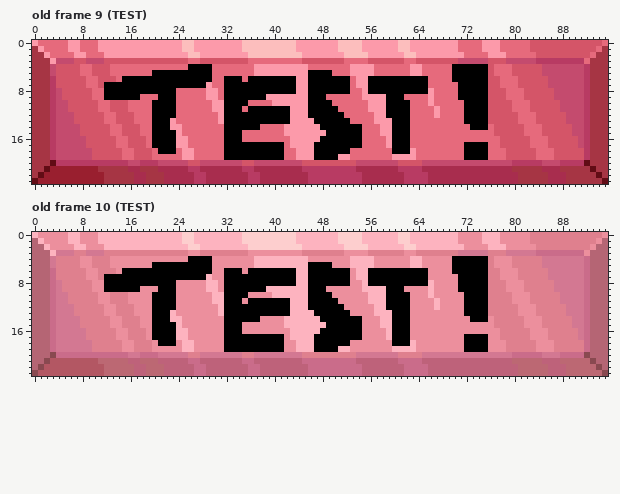
Edited in one commit: pixel-art file (SPRITES/ASEPRITE FILES/SmallButtons.aseprite). Above, as it was before the edit.
96x24 pixels, 16 frames. Colours within 5 levels of each other are drawn and written as one. Shown: old frame 9 (TEST), old frame 10 (TEST). The commit also changed other frames, which this record leaves out.
After:
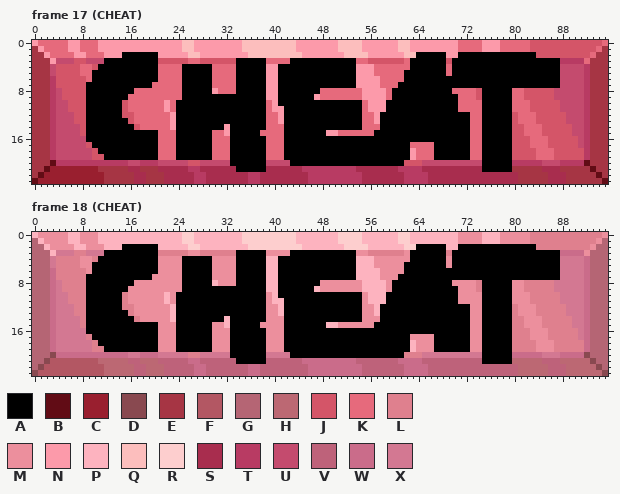
Palette (. is transparent): A #000000  B #610c15  C #991f2f  D #894950  E #a63544  F #b35763  G #b56574  H #bc6873  J #d45568  K #e66a7c  L #df808e  M #ec8f9d  N #fc9aaa  P #fdb3bf  Q #fcbebd  R #fdcece  S #a82d4e  T #b83b63  U #c44b6e  V #be627a  W #ca6c8a  X #d37892
A new or re-ordered frame is compared with the old frame closest to it.
Changes in this commit:
frames 16 -> 20
Changed rows in their new state; - is an unchanged pixel.
Frame 17 (CHEAT) is new; against old frame 9 (TEST), layer "TEXT":
first column x 9:
 2 ------AAAAAA-------------------------------------------AAAAA--AAAAAAAAAAAAA----
 3 ---AAAAAAAAA-------------AAAAA----AAAAAAAAAAA---------AAAAAA-AAAAAAAAAAAAAAAAAA
 4 --AAAAAAAAAA----A--------AAAAA--AAAAAAAAAAAAA---------AAAAAA-------AAAAAAAAAAAA
 5 -AAAAAAAAAA-KKKK---------AAAAA--AAAAA----AAAA--------AAAAAAA-------AAAAAAAAAAAA
 6 -AAAAA------KKKK-------KK-A---NN---AA-------A--NNKKKK----AAAA------AAAAAAAAAAAA
 7 AAA--------KKKKK----A--KK-----NN---AA-------A--NNKKK-----AAAAA-----AAAAAAAAAAAA
 8 AAA-----KKKKKKK-AAAAA--KK-----NN---AA--KKKKK---NNNK------AAAA-KKKJ-AAAA--------
 9 AAA----KK---KKK-AAAAAAA---------AAAAA-NK----------K--AAAAAAAAAKKKJ-AAAA--------
10 AAAAAA-----KKNKAAAAAAAA----AAA--AAAAA----AAAAA--------AAAAAAAA-KKK-AAAA--------
11 AAAAAA-----KKNKAAAAAAAA---A---KNN-AAA-----AAAA--------AAAAAAAA-KKK-AAAA--------
12 AAAAAA-----KKKNAAAAAAAA-------KKN-AAA------AAA---A----AAAAAAAAA-KK-AAAA--------
13 AAAAAAA----KKK-AAAAAAAA-------KKN-AAAA------AA---AA---AAAAAAAAA-KK-AAAA--------
14 AAAAAAAA---KKK-AAAAAAAAN-----A---AAAAAA----------AA---AAAAAAAAAAKK-AAAA--------
15 AAAAAAAAAAA-KKKAAAAAA--N--AAA----AAAAAAANNKKKK--AAA---AAAAAAAAAA--AAAAA--------
16 AAAAAAAAAAA-KKKAAAAAA--K--AAAA---AAAAAA-------AAAAA---AAAAAAAAAA--AAAAA--------
17 -AAAAAAAAAA-KKKAAAAAA--K------KKKAAAAA--------AAAAA-------AAAAA-KK-AAAA--------
18 --AAAAAAAAAAKKKAAAAAA--K------KKKAAAAA------AAAAAAA-------AAAAA-KK-AAAA--------
19 ---AAAAAAAAA---AAAAAA--K------KKKAAAAA----AAAAAAAAAAAA----AAAAA-KK-AAAA--------
20 ------------------------AAAAAA----AAAAAAAAAAAAAAAAAAA-------------AAAAA--------
21 -------------------------AAAAA------------------------------------AAAAA--------
Frame 18 (CHEAT) is new; against old frame 10 (TEST), layer "TEXT":
first column x 9:
 2 ------AAAAAA-------------------------------------------AAAAA--AAAAAAAAAAAAA----
 3 ---AAAAAAAAA-------------AAAAA----AAAAAAAAAAA---------AAAAAA-AAAAAAAAAAAAAAAAAA
 4 --AAAAAAAAAA----A--------AAAAA--AAAAAAAAAAAAA---------AAAAAA-------AAAAAAAAAAAA
 5 -AAAAAAAAAA-MMMM---------AAAAA--AAAAA----AAAA--------AAAAAAA-------AAAAAAAAAAAA
 6 -AAAAA------MMMM-------MM-A---PP---AA-------A--PPMMMM----AAAA------AAAAAAAAAAAA
 7 AAA--------MMMMM----A--MM-----PP---AA-------A--PPMMM-----AAAAA-----AAAAAAAAAAAA
 8 AAA-----MMMMMMM-AAAAA--MM-----PP---AA--MMMMM---PPPM------AAAA-MMML-AAAA--------
 9 AAA----MM---MMM-AAAAAAA---------AAAAA-PM----------M--AAAAAAAAAMMML-AAAA--------
10 AAAAAA-----MMPMAAAAAAAA----AAA--AAAAA----AAAAA--------AAAAAAAA-MMM-AAAA--------
11 AAAAAA-----MMPMAAAAAAAA---A---MPP-AAA-----AAAA--------AAAAAAAA-MMM-AAAA--------
12 AAAAAA-----MMMPAAAAAAAA-------MMP-AAA------AAA---A----AAAAAAAAA-MM-AAAA--------
13 AAAAAAA----MMM-AAAAAAAA-------MMP-AAAA------AA---AA---AAAAAAAAA-MM-AAAA--------
14 AAAAAAAA---MMM-AAAAAAAAP-----A---AAAAAA----------AA---AAAAAAAAAAMM-AAAA--------
15 AAAAAAAAAAA-MMMAAAAAA--P--AAA----AAAAAAAPPMMMM--AAA---AAAAAAAAAA--AAAAA--------
16 AAAAAAAAAAA-MMMAAAAAA--M--AAAA---AAAAAA-------AAAAA---AAAAAAAAAA--AAAAA--------
17 -AAAAAAAAAA-MMMAAAAAA--M------MMMAAAAA--------AAAAA-------AAAAA-MM-AAAA--------
18 --AAAAAAAAAAMMMAAAAAA--M------MMMAAAAA------AAAAAAA-------AAAAA-MM-AAAA--------
19 ---AAAAAAAAA---AAAAAA--M------MMMAAAAA----AAAAAAAAAAAA----AAAAA-MM-AAAA--------
20 ------------------------AAAAAA----AAAAAAAAAAAAAAAAAAA-------------AAAAA--------
21 -------------------------AAAAA------------------------------------AAAAA--------
